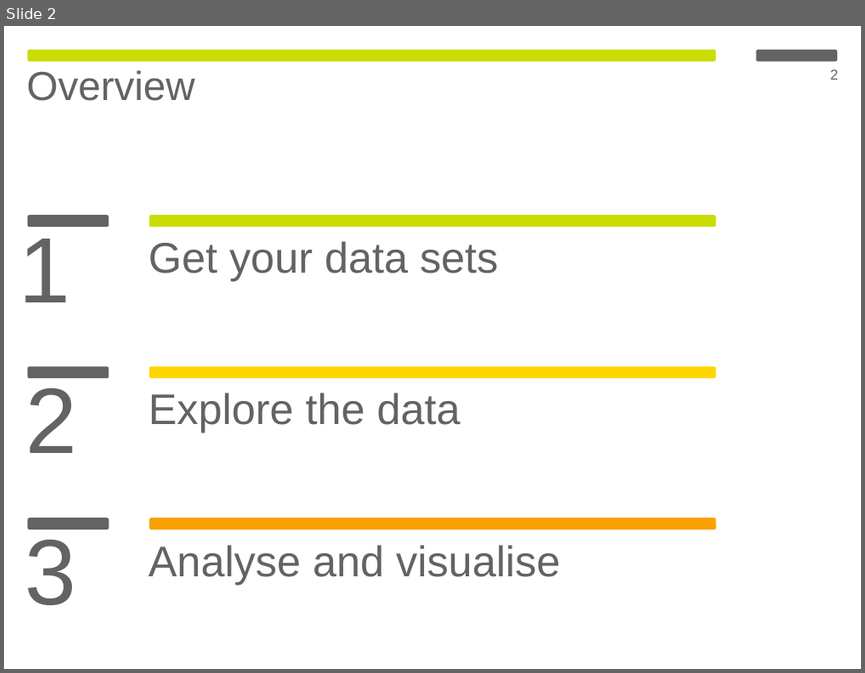
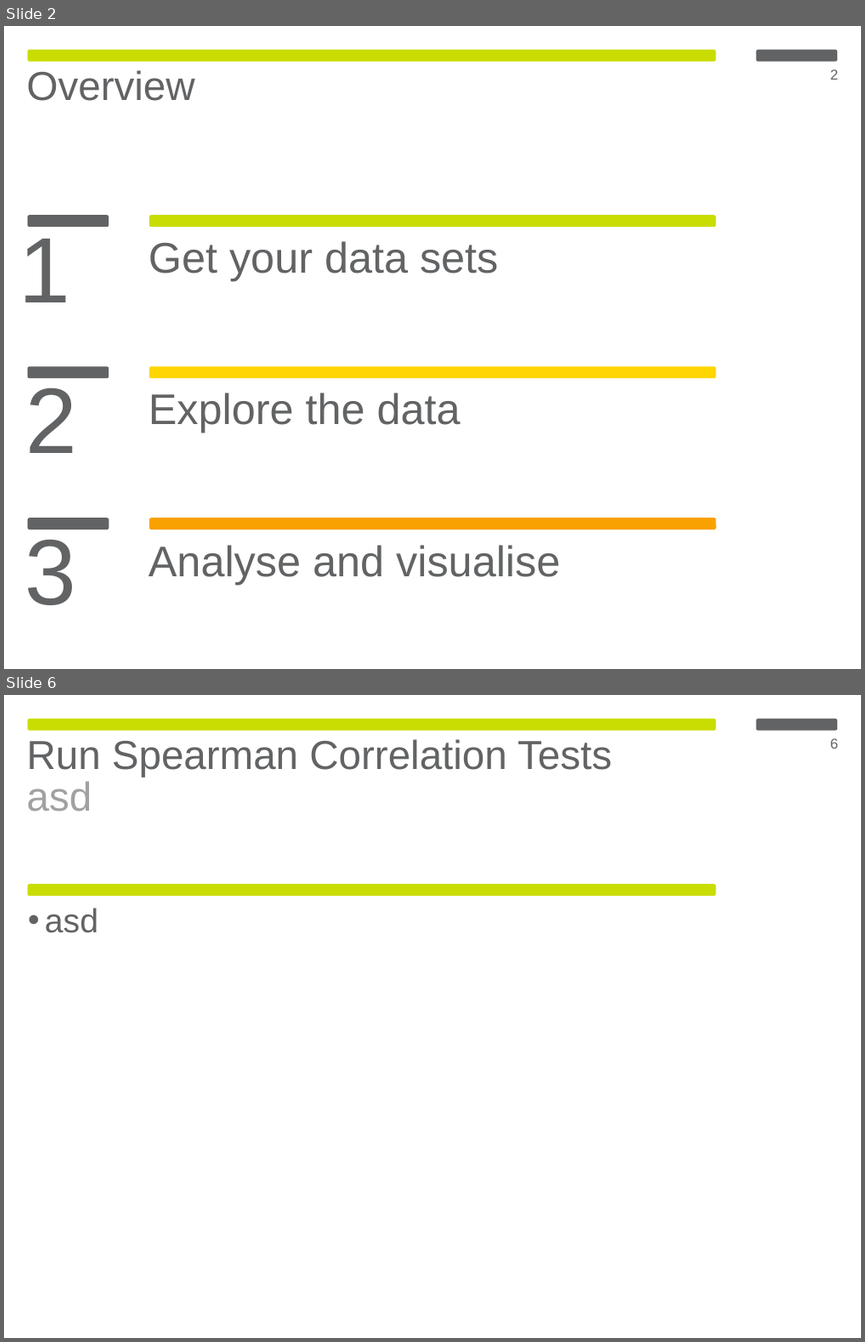
Before and after one commit to aleonidou/genexdrugdemo, a slide deck: genexdemo_slides.pptx. Shown one above the other, each under a label of ours: slide 2 before the commit, slides 2 and 6 after it; the slides between them are not shown. The pictures are 865x673 and 865x1342 pixels, drawn with LibreOffice and Linux fonts; fonts in the diff are those of the drawing. Boxes give left, top, right and bottom in pixels: in the first picture for what was removed or moved away, otherwise in the second. Text is boxed around its words. In the diff, an @@ line names an element or a change of style, - is before the commit and + after.

```diff
--- a/genexdemo_slides.pptx
+++ b/genexdemo_slides.pptx
@@ slide 6 added at [4, 695, 861, 1338], background #FFFFFF; not listed: 2 template elements that a slide beside it also shows @@
@@ text added at [27, 739, 612, 811], 34 pt, text #616365 @@
+Run Spearman Correlation Tests
+  asd
@@ page number added at [830, 738, 838, 749], 12 pt, text #616365 @@
+6
@@ rounded rectangle added at [27, 884, 715, 896], fill #C9DD03 @@
@@ text added at [45, 907, 98, 933], 28 pt, text #616365 @@
+  • asd
```
Also in this commit, not shown: 2 slides changed, 9 other slides added, 1 slide removed, 1 other file.
